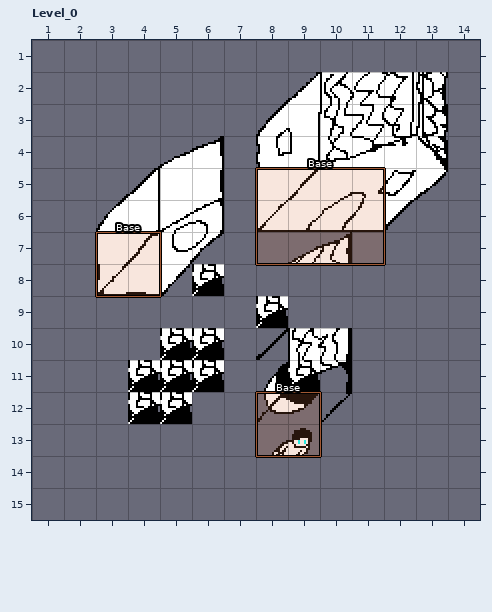
LDtk project -- assets/map2.ldtk. Above is the file before it was changed.
Cells are 16x16 px. Shown: Level_0 x 1..14, y 1..15.
New version:
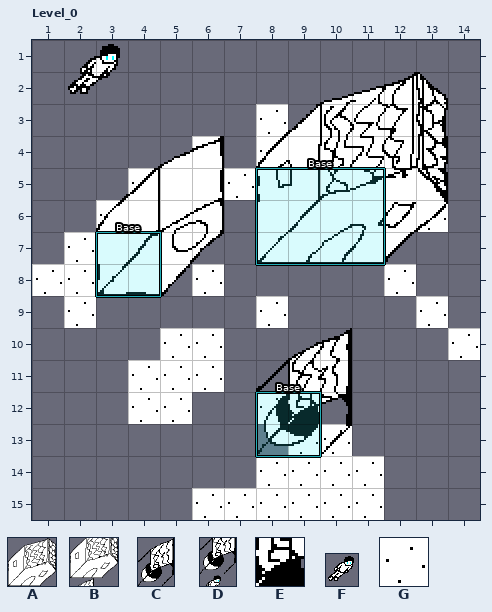
Key: from "Spritesheet2": A 35, B 42, C 77, D 84, E 92, F 105, G 133.
_ is an empty cell.
Objects are placed by their top-left corner, in cells (3,4 is the top-left corner of cell 3,4); size is 1x1 cell unless given.
Commit message: Draw player on screen
Change:
{"where": "layer \"Tiles\""}
{"y":3,"x":8,"old":"_","new":"G"}
{"y":4,"x":6,"old":"_","new":"G"}
{"y":4,"x":8,"old":"___","new":"GGG"}
{"y":5,"x":4,"old":"_","new":"G"}
{"y":5,"x":7,"old":"_____","new":"GGGGG"}
{"y":6,"x":3,"old":"_","new":"G"}
{"y":6,"x":9,"old":"_____","new":"GGGGG"}
{"y":7,"x":2,"old":"__","new":"GG"}
{"y":7,"x":11,"old":"_","new":"G"}
{"y":8,"x":1,"old":"___","new":"GGG"}
{"y":8,"x":6,"old":"E","new":"G"}
{"y":8,"x":12,"old":"_","new":"G"}
{"y":9,"x":2,"old":"_","new":"G"}
{"y":9,"x":8,"old":"E","new":"G"}
{"y":9,"x":13,"old":"_","new":"G"}
{"y":10,"x":5,"old":"EE","new":"GG"}
{"y":10,"x":14,"old":"_","new":"G"}
{"y":11,"x":4,"old":"EEE","new":"GGG"}
{"y":12,"x":4,"old":"EE","new":"GG"}
{"y":12,"x":8,"old":"__","new":"GG"}
{"y":13,"x":9,"old":"__","new":"GG"}
{"y":14,"x":8,"old":"____","new":"GGGG"}
{"y":15,"x":6,"old":"______","new":"GGGGGG"}
{"where": "layer \"Entities\""}
{"was": "B \"House\" at 8,2 size 6x6", "now": "A \"House\" at 8,2 size 6x6"}
{"was": "D \"Well\" at 8,10 size 3x4", "now": "C \"Well\" at 8,10 size 3x4"}
{"now": "F \"PlayerStart\" at 2,1 size 2x2"}
{"label":"changed","picture_box":[32,44,480,520]}
